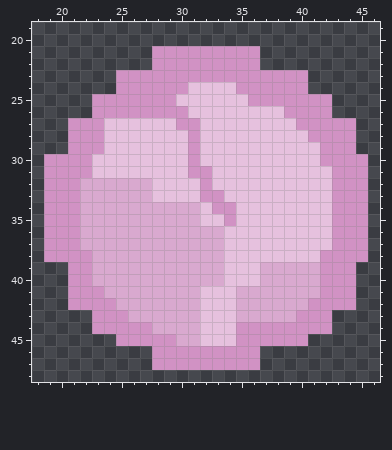
Edited in one commit: pixel-art sprite (Assets/Art/SmallFly/hatch/1.png). This is how it looked before the edit.
The file is 64x64 pixels. Shown: x 18..46, y 19..48.
After the commit:
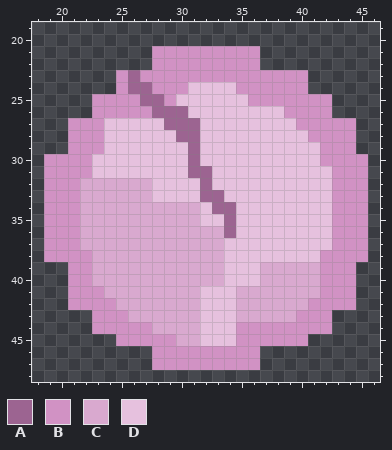
Palette (. is transparent): A #9c6491  B #d192c4  C #d9a9cf  D #e6c1de
Change:
y 23: x 26 B -> A
y 24: x 26..27 BB -> AA
y 25: x 27..28 BB -> AA
y 26: x 28..30 BBB -> AAA
y 27: x 29..31 DBB -> AAA
y 28: x 30..31 DB -> AA
y 29..30: x 31 B -> A
y 31: x 31..32 BB -> AA
y 32: x 32 B -> A
y 33: x 32..33 BB -> AA
y 34: x 33..34 BB -> AA
y 35: x 34 B -> A
y 36: x 34 D -> A
